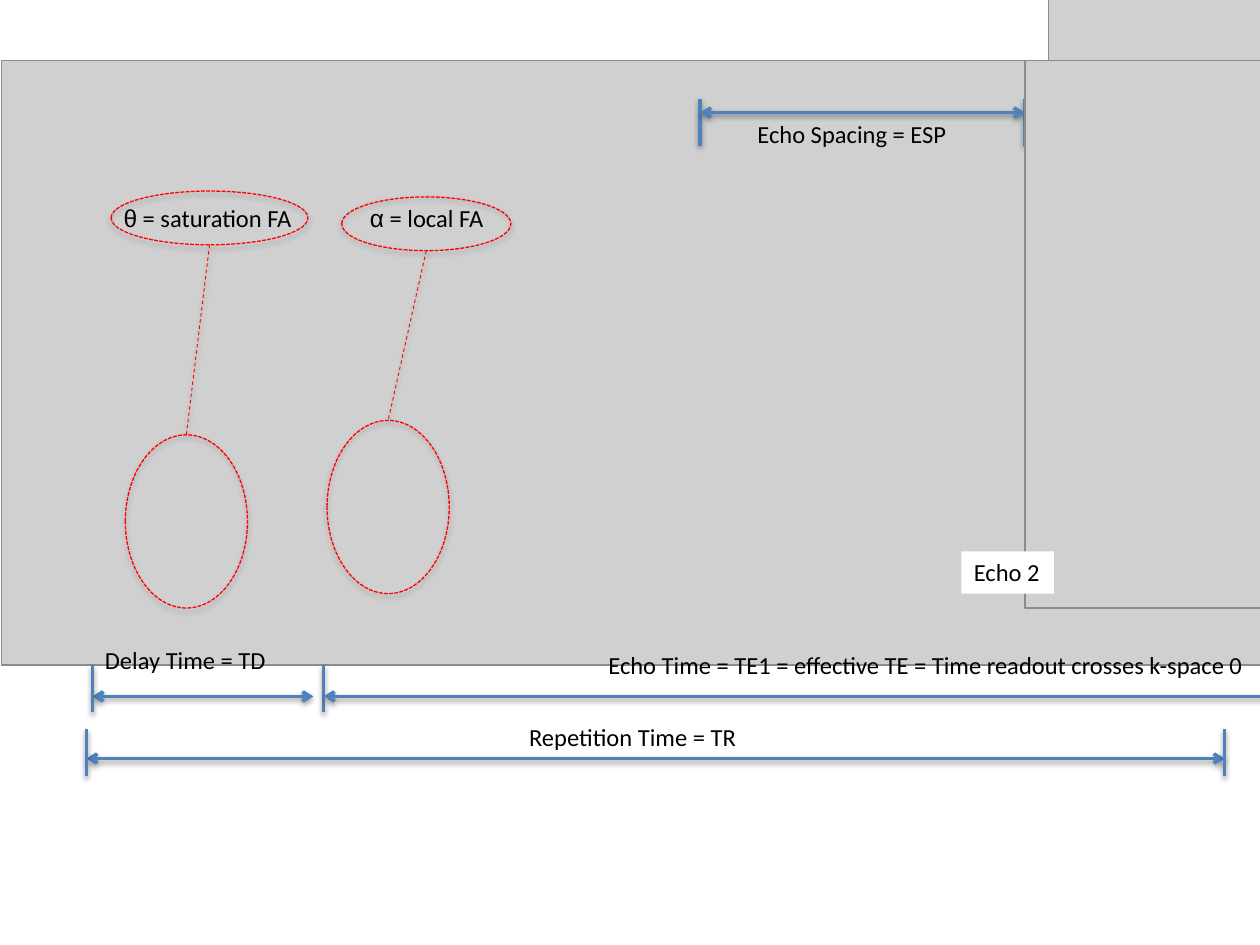
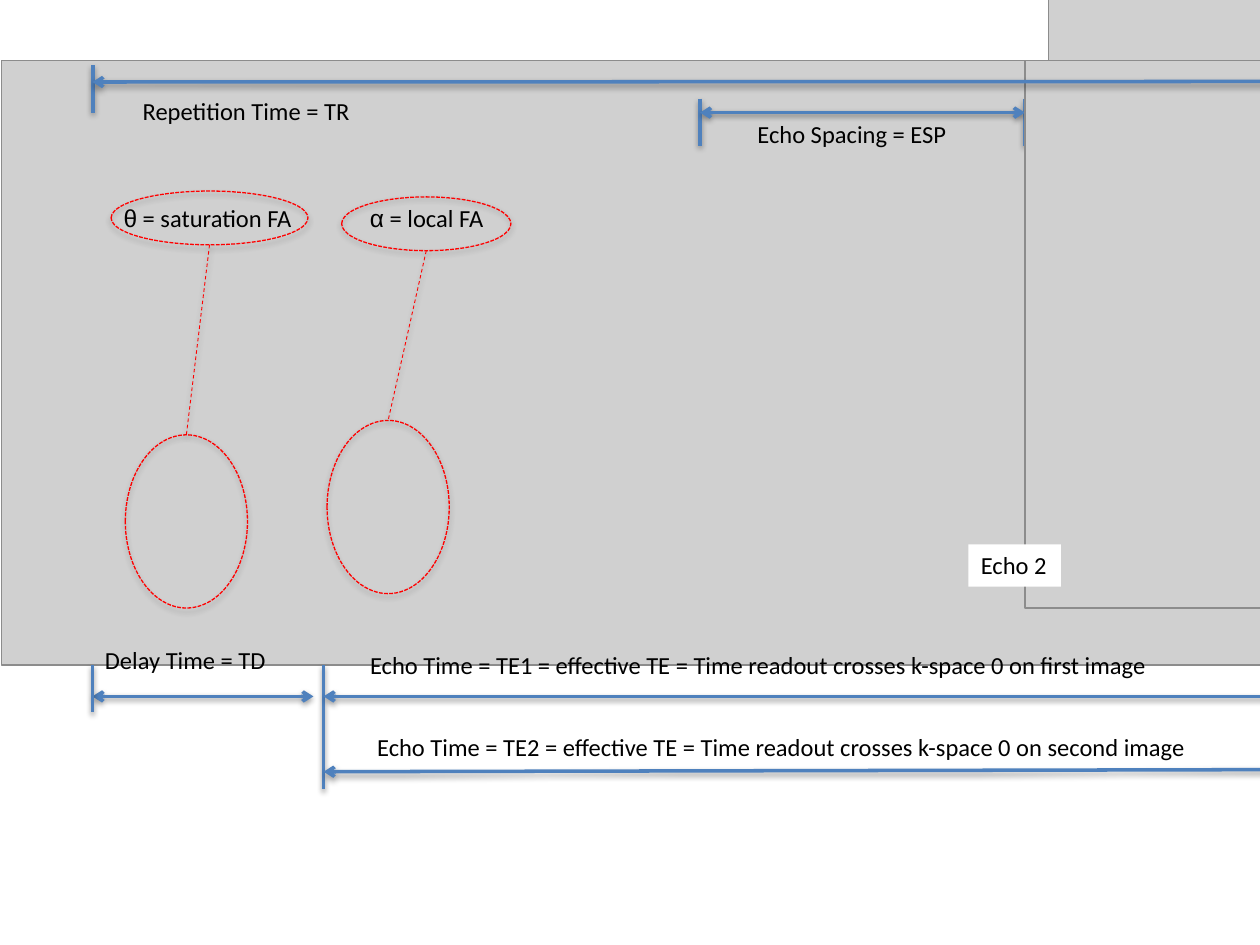
Before and after one commit to ImageGuidedTherapyLab/SyntheticMR, a slide deck: slide 1 of pdffig/figures.pptx. Drawn at 1260x945 pixels with LibreOffice and Linux fonts; fonts in the diff are those of the drawing; grey boxes stand for pictures; background and template pictures are left out. Boxes give left, top, right and bottom in pixels: in the first picture for what was removed or moved away, otherwise in the second. Text is boxed around its words. In the diff, an @@ line names an element or a change of style, - is before the commit and + after.

```diff
--- a/pdffig/figures.pptx
+++ b/pdffig/figures.pptx
@@ double arrow moved from (87, 759) - (1225, 759) to (92, 82) - (1260, 81) @@
@@ line moved from (87, 730) - (87, 776) to (93, 66) - (93, 112) @@
@@ text "Repetition Time = TR": place and size @@
-text "Repetition Time = TR" at box(529, 729, 736, 750)
+text "Repetition Time = TR" at box(143, 103, 349, 124)
@@ rectangle "Echo 2": place and size @@
-rectangle "Echo 2" at box(961, 552, 1053, 595)
+rectangle "Echo 2" at box(969, 544, 1061, 587)
@@ text at box(370, 657, 1146, 680): text changed @@
-Echo Time = TE1 = effective TE = Time readout crosses k-space 0
+Echo Time = TE1 = effective TE = Time readout crosses k-space 0 on first image
@@ line moved from (324, 665) - (324, 712) to (324, 665) - (324, 789) @@
@@ text added at box(377, 739, 1185, 761), 14 pt, text #000000 @@
+Echo Time = TE2 = effective TE = Time readout crosses k-space 0 on second image
@@ line removed from (1225, 730) to (1225, 776) @@
@@ double arrow added from (324, 771) to (1260, 769), #4F81BD 2 pt @@
```
Also in this commit, not shown: 1 slide added, 5 other files.
